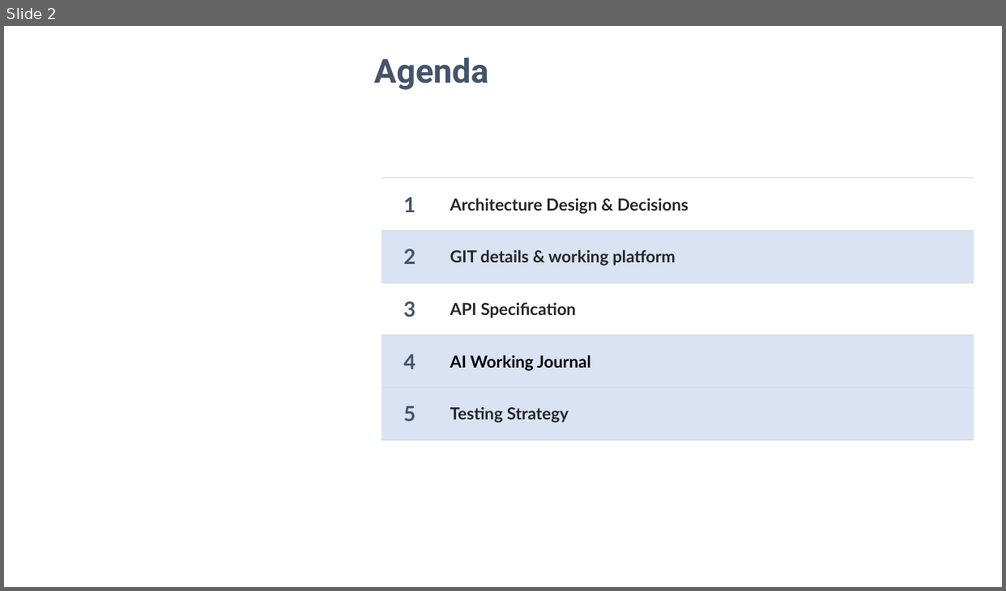
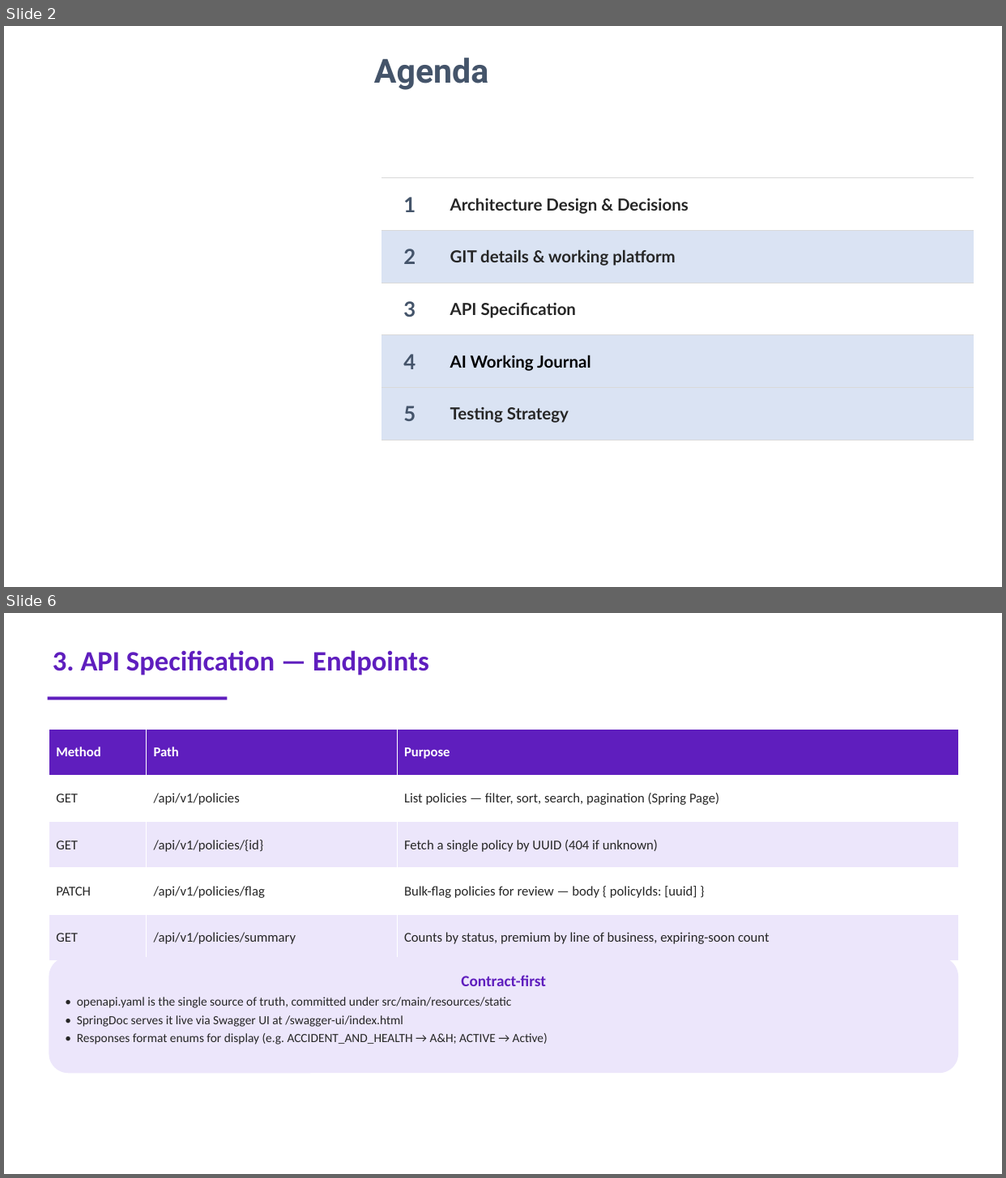
Before and after one commit to meetravig-collab/InsurancePolicyListDemo, a slide deck: docs/Policy-Overview-Dashboard.pptx. Shown one above the other, each under a label of ours: slide 2 before the commit, slides 2 and 6 after it; the slides between them are not shown. The pictures are 1006x591 and 1006x1178 pixels, drawn with LibreOffice and Linux fonts; fonts in the diff are those of the drawing; background and template pictures are left out. Boxes give left, top, right and bottom in pixels: in the first picture for what was removed or moved away, otherwise in the second. Text is boxed around its words. In the diff, an @@ line names an element or a change of style, - is before the commit and + after.

```diff
--- a/docs/Policy-Overview-Dashboard.pptx
+++ b/docs/Policy-Overview-Dashboard.pptx
@@ slide 6 added at bbox=[4, 613, 1002, 1174], background #FFFFFF @@
@@ text added at bbox=[53, 650, 429, 675], 27 pt, text #5F1EBE, bold @@
+3. API Specification — Endpoints
@@ rectangle added at bbox=[48, 697, 227, 700], fill #5F1EBE @@
@@ table added at bbox=[49, 729, 958, 961], 5 rows, 3 columns @@
+Method | Path | Purpose
+GET | /api/v1/policies | List policies — filter, sort, search, pagination (Spring Page)
+GET | /api/v1/policies/{id} | Fetch a single policy by UUID (404 if unknown)
+PATCH | /api/v1/policies/flag | Bulk-flag policies for review — body { policyIds: [uuid] }
+GET | /api/v1/policies/summary | Counts by status, premium by line of business, expiring-soon count
@@ rounded rectangle added at bbox=[49, 957, 958, 1073], fill #ECE6FB, 12 pt, text #262626 @@
+Contract-first
+• openapi.yaml is the single source of truth, committed under src/main/resources/static
+• SpringDoc serves it live via Swagger UI at /swagger-ui/index.html
+• Responses format enums for display (e.g. ACCIDENT_AND_HEALTH → A&H; ACTIVE → Active)
```
Also in this commit, not shown: 3 slides changed, 3 other slides added, 3 slides removed.
